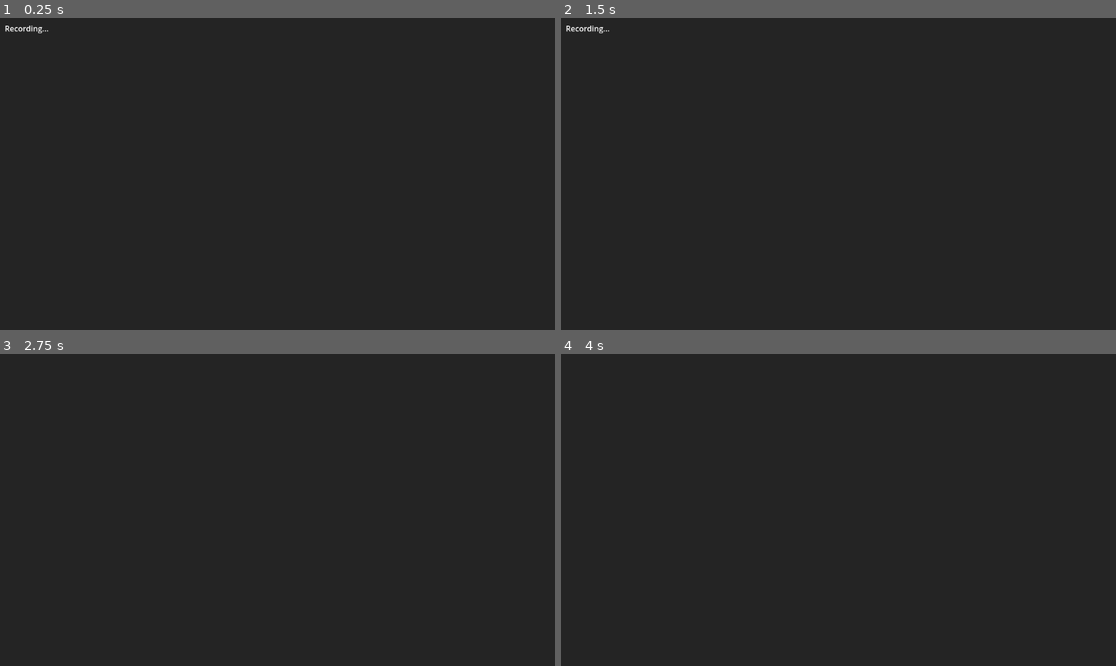
Above: before the commit, frames 1-4 (two rows, left to right).
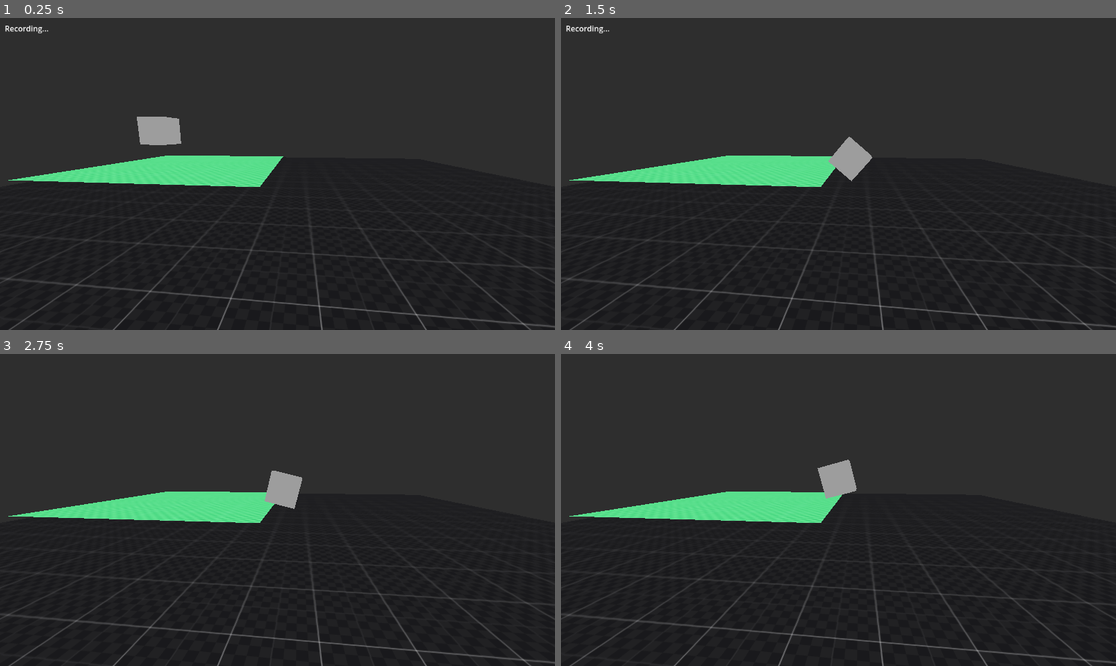
Above: after the commit, the same moments.

Repository: AndreaTerenz/Godot-baked-physics
Game: Godot game, scene res://Scenes/Baked.tscn
Same seed, same stepped clock (60 frames per second), same inputs: the game is played once before the commit and once after it. Before the commit the project has no main scene; this scene is started directly in both runs.
Inputs:
- Up to frame 1 (0.25 s): no input
- Up to frame 2 (1.5 s): tap Enter at 0.5 s; tap R (record_toggle) at 0.6, 1.35 s
- Up to frame 3 (2.75 s): tap Space at 2 s; tap R (record_toggle) at 2.1 s
- Up to frame 4 (4 s): tap R (record_toggle) at 2.85, 3.6 s; tap Enter at 3.5 s

The runs differ from the first frame. In frame 1, 4.7% of the frame differs, in the area x 0-100%, y 31-100%; in frame 2, 4.5%; in frame 3, 4.5%; in frame 4, 4.6%.

Commit message:
basic demo of recording + playback

Diff:
--- a/Scenes/Baked.tscn
+++ b/Scenes/Baked.tscn
@@ -1,7 +1,8 @@
-[gd_scene load_steps=8 format=3 uid="uid://dyth2ipd7043k"]
+[gd_scene load_steps=11 format=3 uid="uid://dyth2ipd7043k"]
 
 [ext_resource type="Script" path="res://Scripts/PhysBaker.gd" id="1_iwune"]
 [ext_resource type="Material" uid="uid://dbwdu08nxt50i" path="res://Materials/TestMaterials/dark_tmat.tres" id="2_hbc5a"]
+[ext_resource type="Material" uid="uid://bx6sdp5juwmat" path="res://Materials/TestMaterials/green_tmat.tres" id="3_1vbdc"]
 
 [sub_resource type="BoxMesh" id="BoxMesh_uss7f"]
 
@@ -12,6 +13,12 @@
 
 [sub_resource type="BoxShape3D" id="BoxShape3D_jyibm"]
 size = Vector3(20, 0.005, 20)
+
+[sub_resource type="PlaneMesh" id="PlaneMesh_33nvy"]
+size = Vector2(6, 6)
+
+[sub_resource type="BoxShape3D" id="BoxShape3D_nfx2s"]
+size = Vector3(6, 0.005, 6)
 
 [sub_resource type="GDScript" id="GDScript_bs46g"]
 script/source = "extends Label
@@ -27,15 +34,16 @@
 [node name="Node3D" type="Node3D"]
 script = ExtResource("1_iwune")
 
-[node name="RigidBody3D" type="RigidBody3D" parent="."]
-transform = Transform3D(1, 0, 0, 0, 1, 0, 0, 0, 1, 0, 1.48738, 0)
+[node name="Target" type="MeshInstance3D" parent="."]
+transform = Transform3D(1, 0, 0, 0, 1, 0, 0, 0, 1, -0.538607, 1.48738, 4.60708)
+mesh = SubResource("BoxMesh_uss7f")
+skeleton = NodePath("../Source")
+
+[node name="Source" type="RigidBody3D" parent="."]
+transform = Transform3D(1, 0, 0, 0, 0.965926, -0.258819, 0, 0.258819, 0.965926, 0, 1.48738, 0)
 metadata/_edit_group_ = true
 
-[node name="MeshInstance3D" type="MeshInstance3D" parent="RigidBody3D"]
-mesh = SubResource("BoxMesh_uss7f")
-metadata/_edit_lock_ = true
-
-[node name="CollisionShape3D" type="CollisionShape3D" parent="RigidBody3D"]
+[node name="CollisionShape3D" type="CollisionShape3D" parent="Source"]
 shape = SubResource("BoxShape3D_ysuo3")
 metadata/_edit_lock_ = true
 
@@ -52,6 +60,23 @@
 [node name="CollisionShape3D" type="CollisionShape3D" parent="StaticBody3D"]
 transform = Transform3D(1, 0, 0, 0, 1, 0, 0, 0, 1, 0, -0.5, 0)
 shape = SubResource("BoxShape3D_jyibm")
+metadata/_edit_lock_ = true
+
+[node name="StaticBody3D2" type="StaticBody3D" parent="."]
+transform = Transform3D(1, 0, 0, 0, 1, 0, 0, 0, 1, 0, 0.8, 3.04273)
+metadata/_edit_group_ = true
+
+[node name="MeshInstance3D" type="MeshInstance3D" parent="StaticBody3D2"]
+transform = Transform3D(1, 0, 0, 0, 1, 0, 0, 0, 1, 0, -0.5, 0)
+material_override = ExtResource("3_1vbdc")
+mesh = SubResource("PlaneMesh_33nvy")
+skeleton = NodePath("../..")
+surface_material_override/0 = ExtResource("2_hbc5a")
+metadata/_edit_lock_ = true
+
+[node name="CollisionShape3D" type="CollisionShape3D" parent="StaticBody3D2"]
+transform = Transform3D(1, 0, 0, 0, 1, 0, 0, 0, 1, 0, -0.5, 0)
+shape = SubResource("BoxShape3D_nfx2s")
 metadata/_edit_lock_ = true
 
 [node name="DebugUI" type="Control" parent="."]
@@ -82,5 +107,8 @@
 text = "Recording..."
 script = SubResource("GDScript_bs46g")
 
+[node name="Camera3D" type="Camera3D" parent="."]
+transform = Transform3D(-0.107095, -0.187973, 0.976318, 0, 0.981966, 0.18906, -0.994249, 0.0202474, -0.105164, 6.95575, 1.34695, -0.749235)
+
 [connection signal="recording_start" from="." to="DebugUI/MarginContainer/Label" method="_on_recording_start"]
 [connection signal="recording_stop" from="." to="DebugUI/MarginContainer/Label" method="_on_recording_stop"]
--- a/Scripts/PhysBaker.gd
+++ b/Scripts/PhysBaker.gd
@@ -1,34 +1,45 @@
 class_name PhysBaker
 extends Node3D
+
+enum PHYS_BAKER_STATE {
+	IDLE,
+	BAKING,
+	REPLAY
+}
 
 signal recording_start
 signal recording_stop
 
-# TODO parameters
-#	recording length
-#	recording timestep
+# TODO
+#	baking length
+#	baking timestep
 #	autorecord on ready
 #	physbake data resource
+#	link each tracked RB with a target mesh to move
 
 @onready var debug_ui = $DebugUI
+@onready var target := $Target
 
-var target_kids : Array[NodePath] = []
-var recording := true :
+var target_kids : Array[RigidBody3D] = []
+var state := PHYS_BAKER_STATE.IDLE :
+	set (s):
+		if s == state:
+			return
+		state = s
+
+var baking := true :
 	set (r):
-		if r == recording:
+		if r == baking:
 			return
 
-		recording = r
-		if recording:
+		baking = r
+		if baking:
 			recording_start.emit()
-			print("Started recording...")
 		else:
 			recording_stop.emit()
-			print("Stopped recording")
-			print(data)
-			print("Frames: %d" % [frames_recorded])
 var data := {}
 var frames_recorded := 0
+var playback_frame := -1
 
 func _ready():
 	debug_ui.visible = true
@@ -39,7 +50,7 @@
 			var kid_pos : Vector3 = kid.position
 			var kid_rot : Vector3 = kid.rotation
 
-			target_kids.append(kp)
+			target_kids.append(kid)
 			data[kp] = [[kid_pos, kid_rot]]
 
 	print("Found %d RgidBodies out of %d total children" % [len(target_kids), get_child_count()])
@@ -47,12 +58,13 @@
 
 func _input(event):
 	if event.is_action_released("record_toggle"):
-		recording = not recording
+		baking = not baking
+		playback_frame = 0
 
-func _physics_process(delta):
-	if recording:
-		for kp in target_kids:
-			var kid : RigidBody3D = (get_node(kp) as RigidBody3D)
+func _physics_process(_delta):
+	if baking:
+		for kid in target_kids:
+			var kp := kid.get_path()
 			var kid_pos := kid.position
 			var kid_rot := kid.rotation
 			var to_append = []
@@ -74,3 +86,18 @@
 				data[kp].append([kid_pos, kid_rot])
 
 		frames_recorded += 1
+	else:
+		var source : Array = data[data.keys()[0]]
+		if playback_frame >= len(source):
+			return
+
+		var frame : Array = source[playback_frame]
+
+		target.position = frame[0]
+		target.rotation = frame[1]
+
+		playback_frame += 1
+
+func toggle_targets_freeze(value: bool):
+	for kid in target_kids:
+		kid.freeze = value
--- a/project.godot
+++ b/project.godot
@@ -11,8 +11,9 @@
 [application]
 
 config/name="PhysBake"
-config/description="Enter an interesting project description here!"
-config/features=PackedStringArray("4.1")
+config/description="Attempt at a physics baking system for Godot 4"
+run/main_scene="res://Main.tscn"
+config/features=PackedStringArray("4.2")
 config/icon="res://icon.png"
 
 [input]
